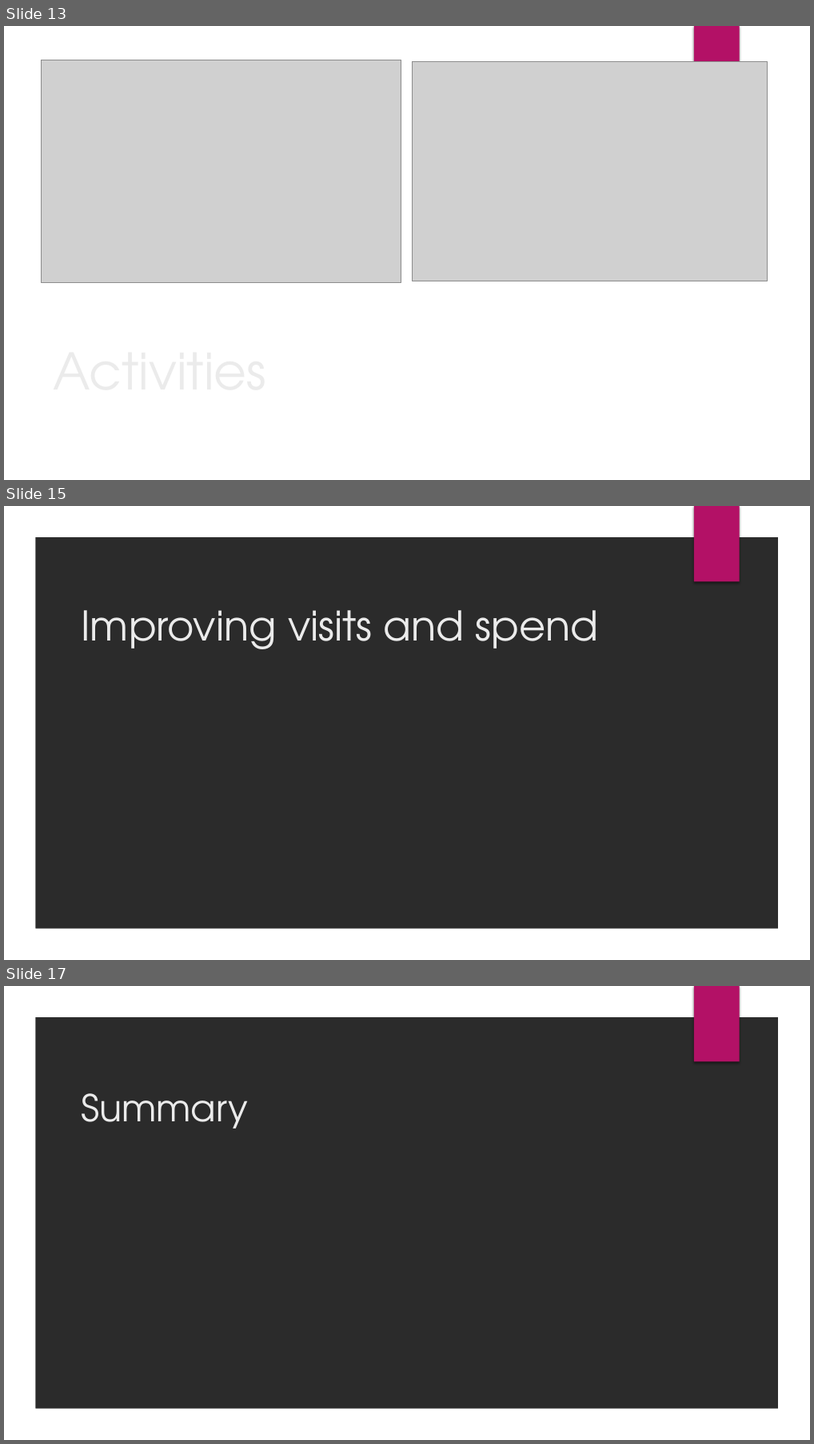
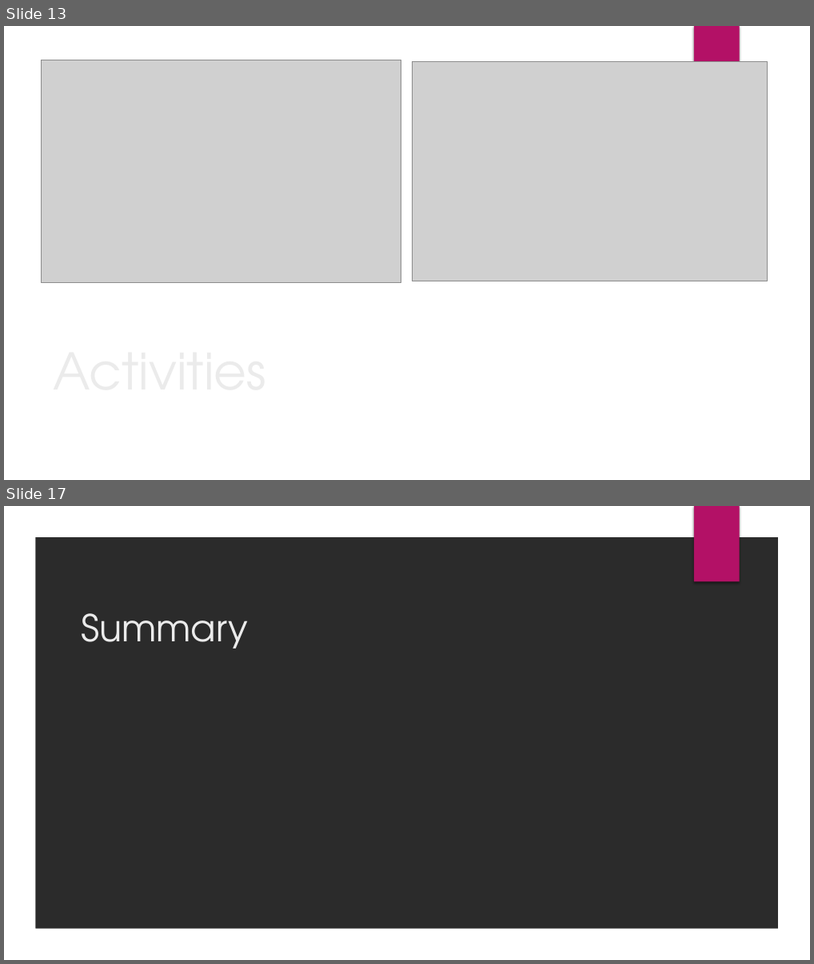
Before and after one commit to louiseshambrook/visit_scotland_final_project, a slide deck: presentation/visit_scotland_presentation.pptx. Shown one above the other, each under a label of ours: slides 13, 15 and 17 before the commit, slides 13 and 17 after it; the slides between them are not shown. The pictures are 814x1444 and 814x964 pixels, drawn with LibreOffice and Linux fonts; fonts in the diff are those of the drawing; grey boxes stand for pictures; background and template pictures are left out; a plain dark background stands for a picture behind light text. Boxes give left, top, right and bottom in pixels: in the first picture for what was removed or moved away, otherwise in the second. Text is boxed around its words. In the diff, an @@ line names an element or a change of style, - is before the commit and + after.

```diff
--- a/presentation/visit_scotland_presentation.pptx
+++ b/presentation/visit_scotland_presentation.pptx
@@ slide 15 removed at (4, 506, 810, 960), background picture (left out); not listed: 2 template elements that a slide beside it also shows @@
@@ title removed at (81, 610, 599, 649) @@
-Improving visits and spend
```
Also in this commit, not shown: 1 slide changed, 2 slides added, 1 other slide removed, 3 other files.
